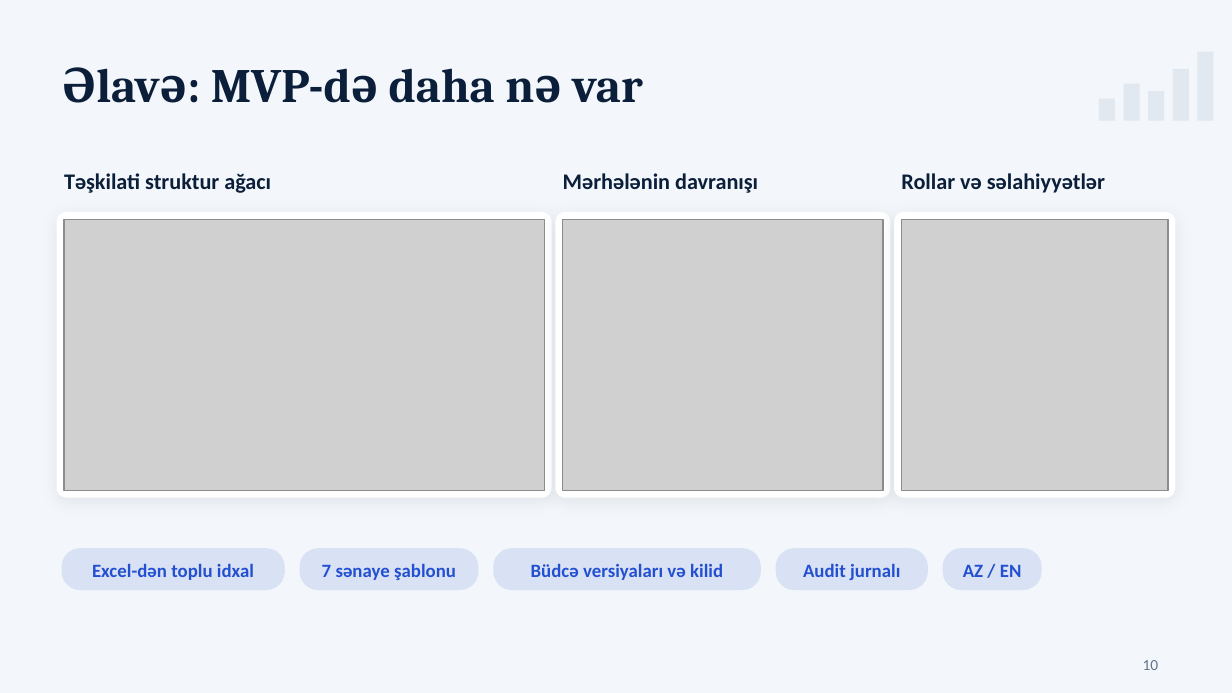
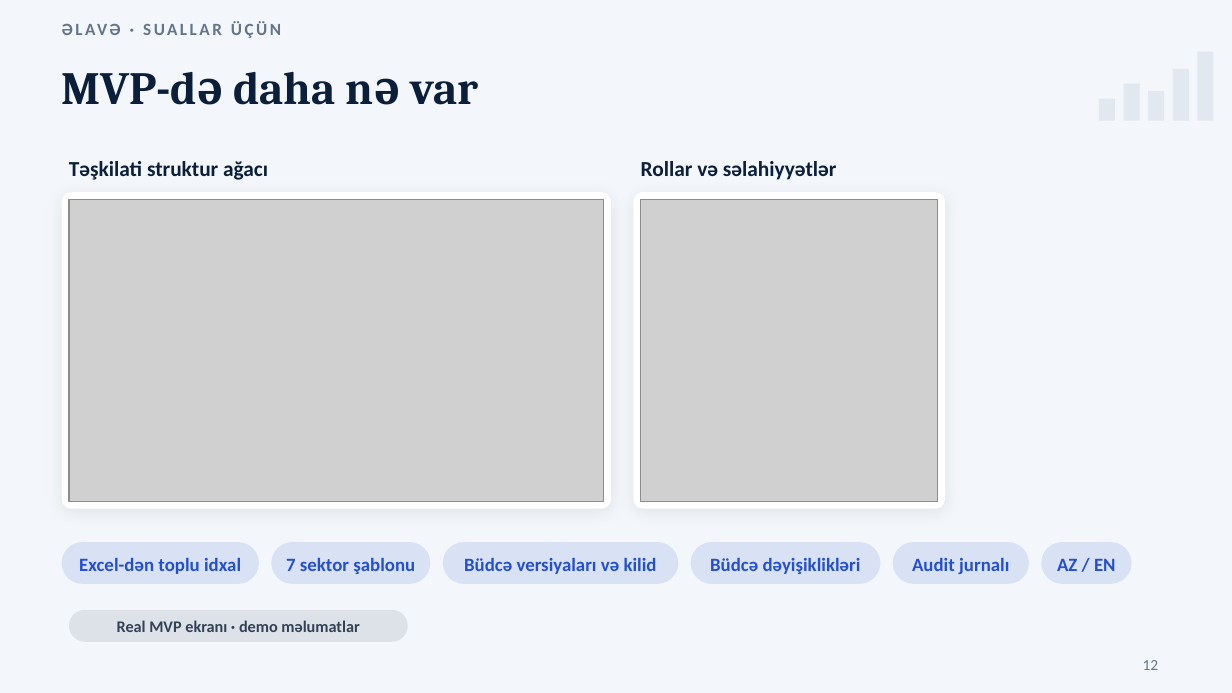
Before and after one commit to TuralRajab/finbridge, a slide deck: slide 12 of docs/pitch/FinBridge_teqdimat.pptx (slide 10 before the commit). Drawn at 1232x693 pixels with LibreOffice and Linux fonts; fonts in the diff are those of the drawing; grey boxes stand for pictures. Boxes give left, top, right and bottom in pixels: in the first picture for what was removed or moved away, otherwise in the second. Text is boxed around its words. In the diff, an @@ line names an element or a change of style, - is before the commit and + after.

```diff
--- a/docs/pitch/FinBridge_teqdimat.pptx
+++ b/docs/pitch/FinBridge_teqdimat.pptx
@@ text added at [62, 17, 986, 44], 10 pt, text #64748B, bold @@
+ƏLAVƏ · SUALLAR ÜÇÜN
@@ title at [62, 71, 478, 105]: text changed; size 28 to 27 pt @@
-Əlavə: MVP-də daha nə var
+MVP-də daha nə var
@@ text "Təşkilati struktur ağacı": place and size @@
-text "Təşkilati struktur ağacı" at [64, 173, 271, 193]
+text "Təşkilati struktur ağacı" at [69, 161, 268, 180]
@@ text "Təşkilati struktur ağacı" at [69, 161, 268, 180]: size 13 to 12.5 pt @@
@@ text removed at [563, 173, 758, 193] @@
-Mərhələnin davranışı
@@ text "Rollar və səlahiyyətlər" at [641, 161, 837, 180]: size 13 to 12.5 pt @@
@@ text "Rollar və səlahiyyətlər": place and size @@
-text "Rollar və səlahiyyətlər" at [901, 173, 1105, 193]
+text "Rollar və səlahiyyətlər" at [641, 161, 837, 180]
@@ rounded rectangle: place and size @@
-rounded rectangle at [57, 212, 552, 498]
+rounded rectangle at [62, 192, 611, 509]
@@ picture: place and size @@
-picture at [64, 219, 545, 490]
+picture at [69, 200, 604, 501]
@@ rounded rectangle: place and size @@
-rounded rectangle at [556, 212, 891, 498]
+rounded rectangle at [633, 192, 945, 509]
@@ picture: place and size @@
-picture at [902, 219, 1168, 490]
+picture at [641, 200, 938, 501]
@@ picture removed at [563, 219, 883, 490] @@
@@ rounded rectangle removed at [894, 212, 1175, 498] @@
@@ text "Excel-dən toplu idxal": place and size @@
-text "Excel-dən toplu idxal" at [92, 564, 254, 580]
+text "Excel-dən toplu idxal" at [79, 558, 241, 574]
@@ rounded rectangle: place and size @@
-rounded rectangle at [62, 548, 285, 590]
+rounded rectangle at [62, 542, 259, 584]
@@ rounded rectangle: place and size @@
-rounded rectangle at [299, 548, 478, 590]
+rounded rectangle at [271, 542, 430, 584]
@@ text at [286, 558, 415, 574]: text changed @@
-7 sənaye şablonu
+7 sektor şablonu
@@ text "Büdcə versiyaları və kilid": place and size @@
-text "Büdcə versiyaları və kilid" at [531, 564, 723, 580]
+text "Büdcə versiyaları və kilid" at [464, 558, 657, 574]
@@ rounded rectangle: place and size @@
-rounded rectangle at [493, 548, 760, 590]
+rounded rectangle at [442, 542, 678, 584]
@@ proportions changed in 7 elements at [62, 542, 259, 584], [62, 192, 611, 509], [271, 542, 430, 584], [633, 192, 945, 509], [893, 542, 1030, 584], [442, 542, 678, 584], [691, 542, 881, 584] @@
@@ rounded rectangle: place and size @@
-rounded rectangle at [776, 548, 929, 590]
+rounded rectangle at [691, 542, 881, 584]
@@ text added at [710, 558, 861, 574], 11 pt, text #2350D0, bold @@
+Büdcə dəyişiklikləri
@@ text "Audit jurnalı": place and size @@
-text "Audit jurnalı" at [803, 564, 900, 580]
+text "Audit jurnalı" at [912, 558, 1009, 574]
@@ rounded rectangle: place and size @@
-rounded rectangle at [942, 548, 1041, 590]
+rounded rectangle at [893, 542, 1030, 584]
@@ text "AZ / EN": place and size @@
-text "AZ / EN" at [963, 565, 1022, 577]
+text "AZ / EN" at [1057, 559, 1116, 571]
@@ rounded rectangle added at [1041, 542, 1131, 584], fill #2350D0 at 12% opacity @@
@@ rounded rectangle added at [69, 610, 408, 642], fill #64748B at 15% opacity @@
@@ text added at [117, 620, 359, 632], 9.5 pt, text #334155, bold @@
+Real MVP ekranı · demo məlumatlar
@@ page number at [1143, 660, 1159, 670]: text changed @@
-10
+12
```
Also in this commit, not shown: 1 other slide changed, 11 slides added, 8 slides removed.
